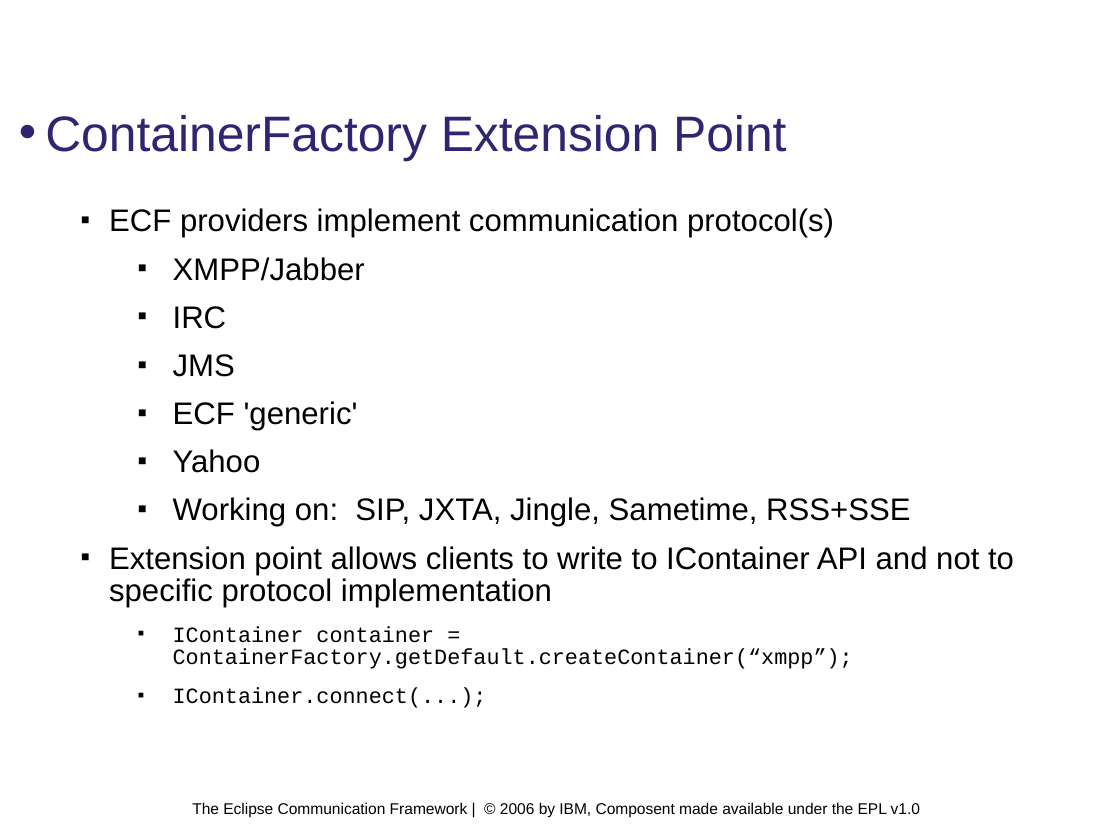
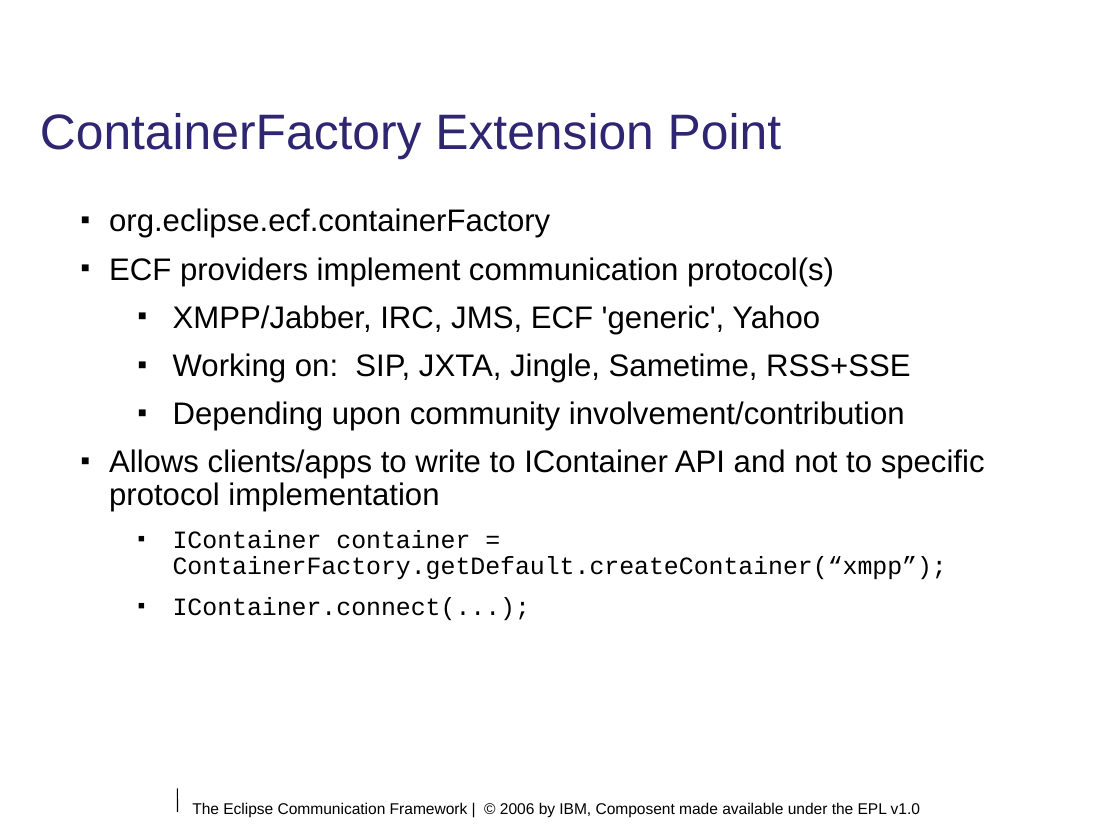
Before and after one commit to eclipse/ecf, a slide deck: slide 7 of doc/tutorials/EclipseCON 2006/module1.odp. Drawn at 1120x840 pixels with LibreOffice and Linux fonts; fonts in the diff are those of the drawing; background and template pictures are left out. Boxes give left, top, right and bottom in pixels: in the first picture for what was removed or moved away, otherwise in the second. Text is boxed around its words. In the diff, an @@ line names an element or a change of style, - is before the commit and + after.

```diff
--- a/doc/tutorials/EclipseCON 2006/module1.odp
+++ b/doc/tutorials/EclipseCON 2006/module1.odp
@@ title "ContainerFactory Extension Point" at box(40, 113, 781, 160): bullet • to none @@
@@ text at box(109, 208, 550, 238): paragraph added @@
+■ org.eclipse.ecf.containerFactory
@@ text at box(173, 305, 820, 334): text changed @@
-  ■ XMPP/Jabber
-  ■ IRC
-  ■ JMS
-  ■ ECF 'generic'
-  ■ Yahoo
+  ■ XMPP/Jabber, IRC, JMS, ECF 'generic', Yahoo
@@ text at box(109, 401, 985, 511): text changed @@
-■ Extension point allows clients to write to IContainer API and not to specific protocol implementation
+  ■ Depending upon community involvement/contribution
+■ Allows clients/apps to write to IContainer API and not to specific protocol implementation
@@ text at box(173, 530, 947, 620): size 14 to 16 pt in "IContainer container = ContainerFactory.getDefault.createCon ...", "IContainer.connect(...);" @@
@@ line added from (177, 788) to (178, 812), #000000 0.74 pt @@
```
Also in this commit, not shown: 16 other slides changed, 2 slides added, 2 slides removed, 1 other file.
